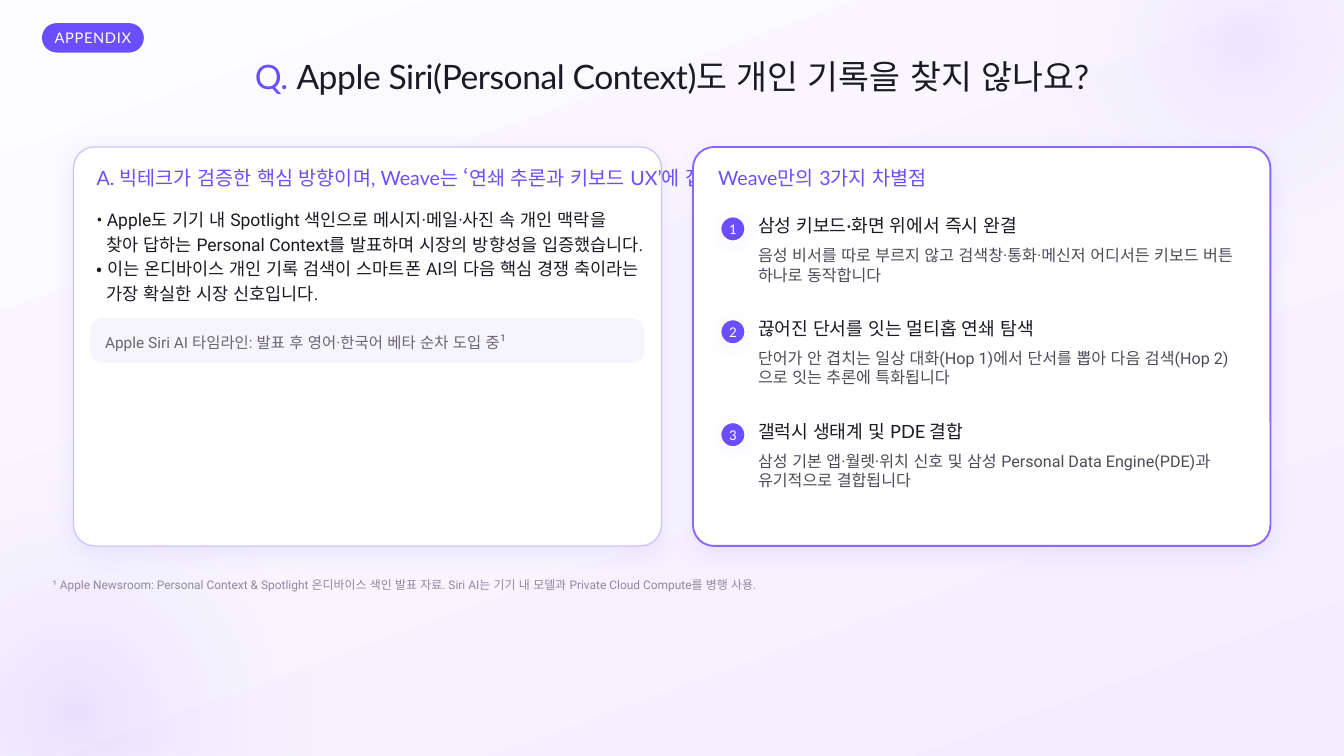
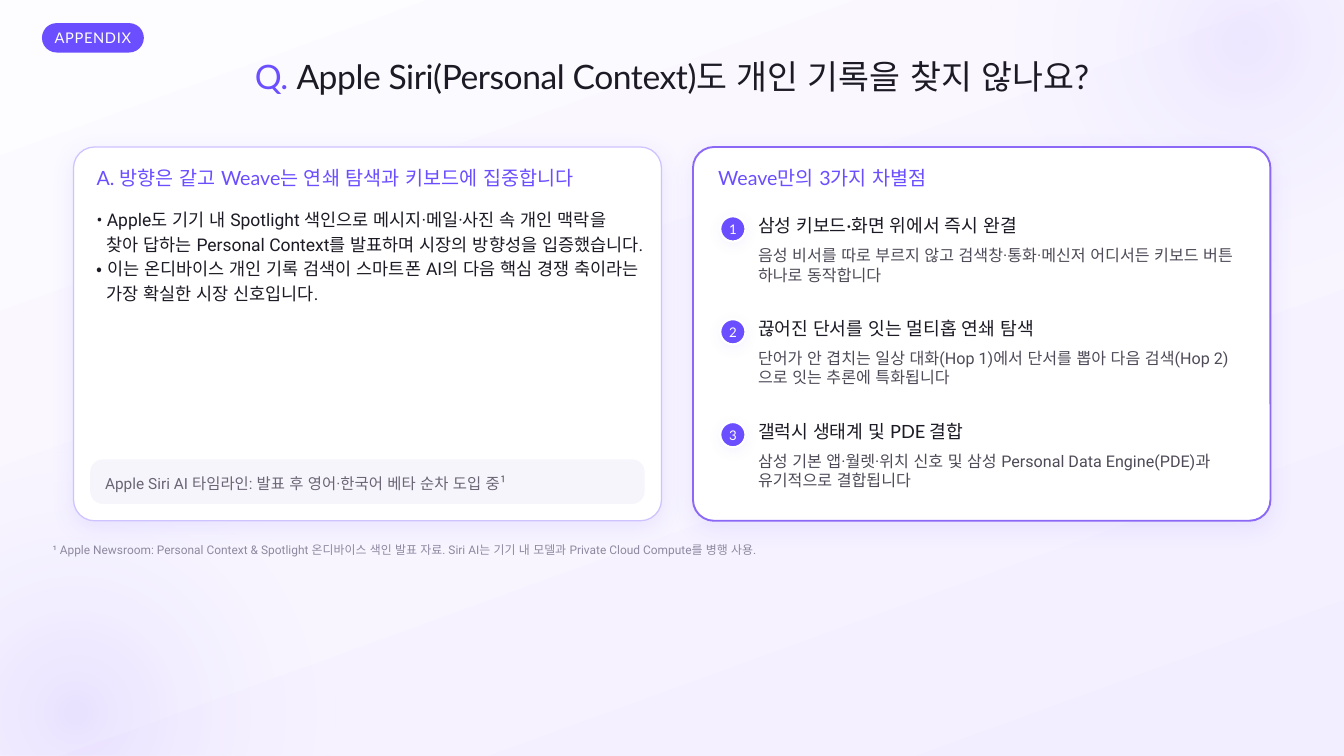
Before and after one commit to SB-Jo/t3, a slide deck: slide 26 of weave/결선준비/09_HowItWorks/HowItWorks_Argon.pptx. Drawn at 1344x756 pixels with LibreOffice and Linux fonts; fonts in the diff are those of the drawing. Boxes give left, top, right and bottom in pixels: in the first picture for what was removed or moved away, otherwise in the second. Text is boxed around its words. In the diff, an @@ line names an element or a change of style, - is before the commit and + after.

```diff
--- a/weave/결선준비/09_HowItWorks/HowItWorks_Argon.pptx
+++ b/weave/결선준비/09_HowItWorks/HowItWorks_Argon.pptx
@@ rounded rectangle: place and size @@
-rounded rectangle at <box>74,147,661,546</box>
+rounded rectangle at <box>74,147,661,521</box>
@@ rounded rectangle at <box>74,147,661,521</box>: proportions changed @@
@@ rounded rectangle at <box>694,147,1271,521</box>: proportions changed @@
@@ rounded rectangle: place and size @@
-rounded rectangle at <box>694,147,1271,546</box>
+rounded rectangle at <box>694,147,1271,521</box>
@@ text at <box>97,168,573,187</box>: text changed @@
-A. 빅테크가 검증한 핵심 방향이며, Weave는 ‘연쇄 추론과 키보드 UX’에 집중합니다
+A. 방향은 같고 Weave는 연쇄 탐색과 키보드에 집중합니다
@@ rounded rectangle: place and size @@
-rounded rectangle at <box>91,319,645,363</box>
+rounded rectangle at <box>91,460,645,504</box>
@@ text "Apple Siri AI 타임라인: 발표 ...": place and size @@
-text "Apple Siri AI 타임라인: 발표 ..." at <box>105,334,507,351</box>
+text "Apple Siri AI 타임라인: 발표 ..." at <box>105,475,507,492</box>
@@ text "¹ Apple Newsroom: Personal Context ...": place and size @@
-text "¹ Apple Newsroom: Personal Context ..." at <box>53,579,756,592</box>
+text "¹ Apple Newsroom: Personal Context ..." at <box>53,544,756,557</box>
```
Also in this commit, not shown: 10 other slides changed, 15 other files.
